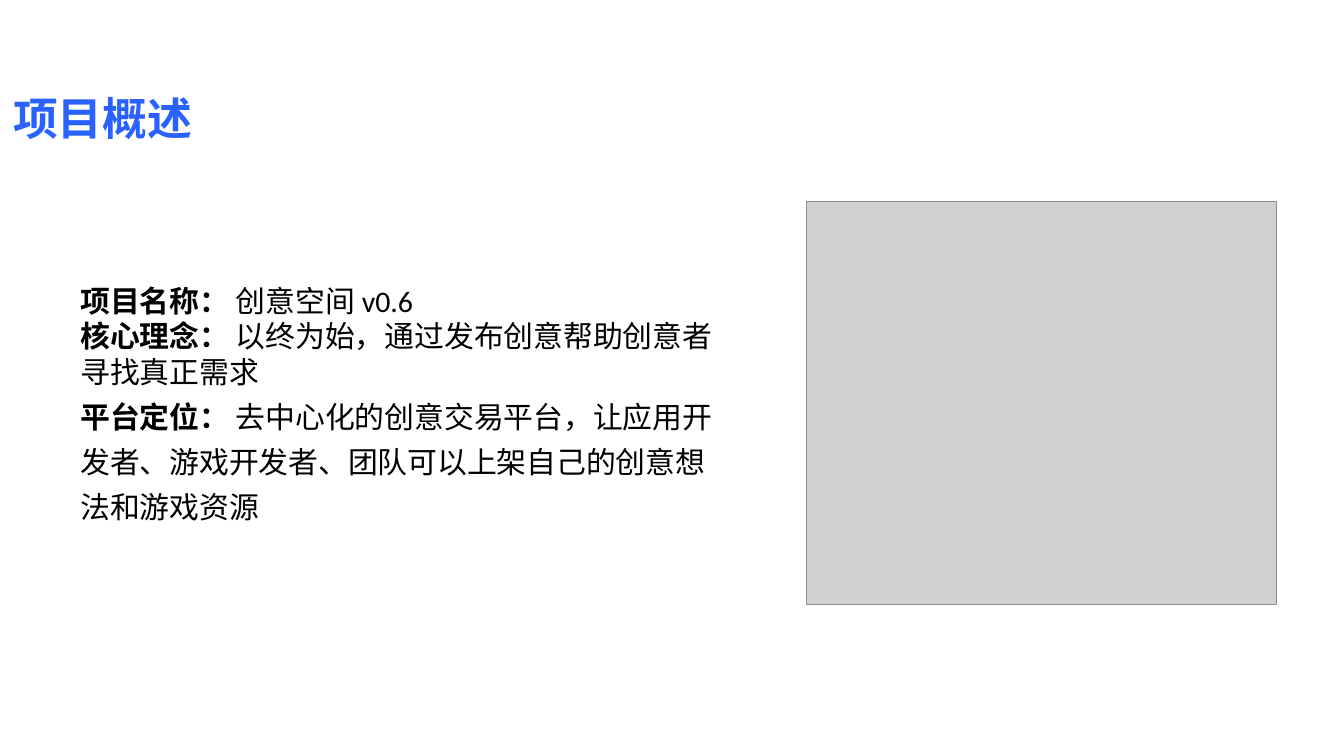
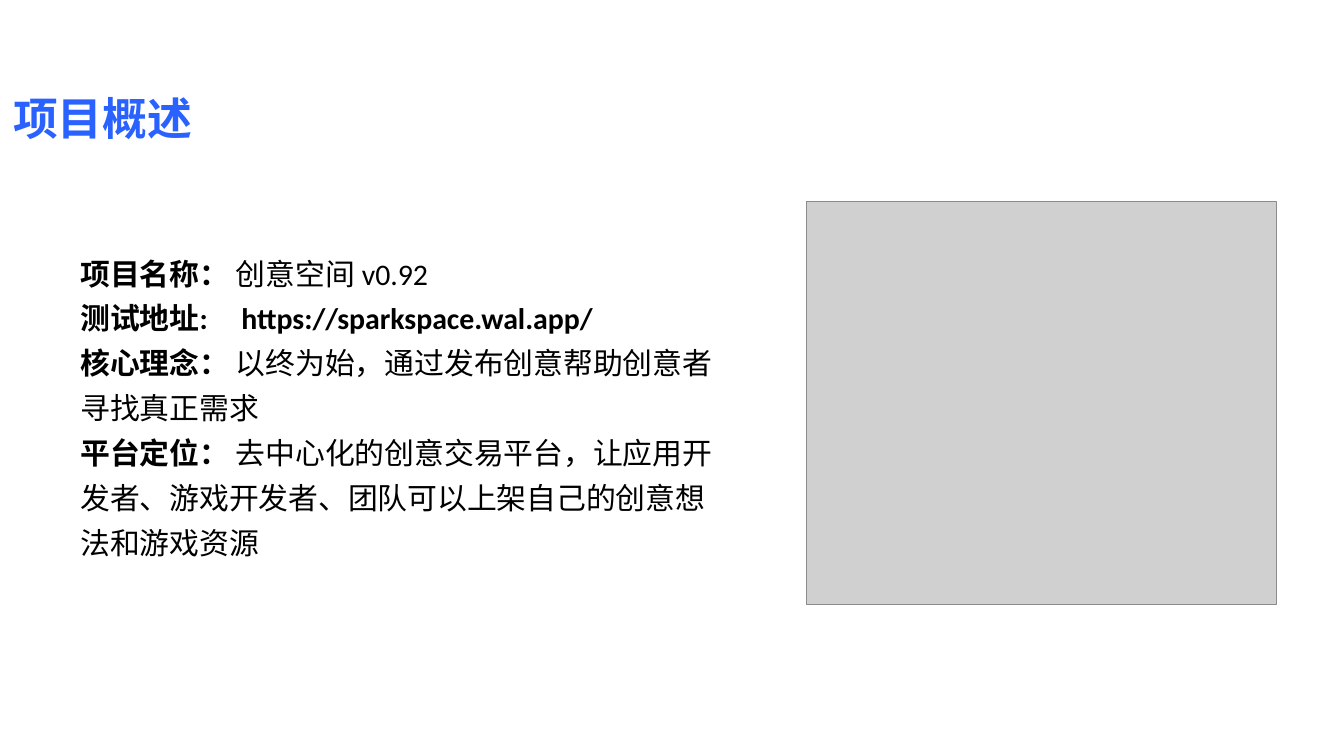
Before and after one commit to etboodXJ/DeGameTropicalIsLand, a slide deck: slide 2 of 创意空间项目商业价值与愿景.pptx. Drawn at 1344x756 pixels with LibreOffice and Linux fonts; fonts in the diff are those of the drawing; grey boxes stand for pictures. Boxes give left, top, right and bottom in pixels: in the first picture for what was removed or moved away, otherwise in the second. Text is boxed around its words. In the diff, an @@ line names an element or a change of style, - is before the commit and + after.

Commit message:
创意提交改动前

```diff
--- a/创意空间项目商业价值与愿景.pptx
+++ b/创意空间项目商业价值与愿景.pptx
@@ text at (80,259,712,557): text changed @@
-项目名称： 创意空间 v0.6
-核心理念： 以终为始，通过发布创意帮助创意者寻找真正需求
-平台定位： 去中心化的创意交易平台，让应用开发者、游戏开发者、团队可以上架自己的创意想法和游戏资源
+项目名称： 创意空间 v0.92
+测试地址: https://sparkspace.wal.app/
+核心理念： 以终为始，通过发布创意帮助创意者寻找真正需求
+平台定位： 去中心化的创意交易平台，让应用开发者、游戏开发者、团队可以上架自己的创意想法和游戏资源
```
Also in this commit, not shown: 1 other file.
